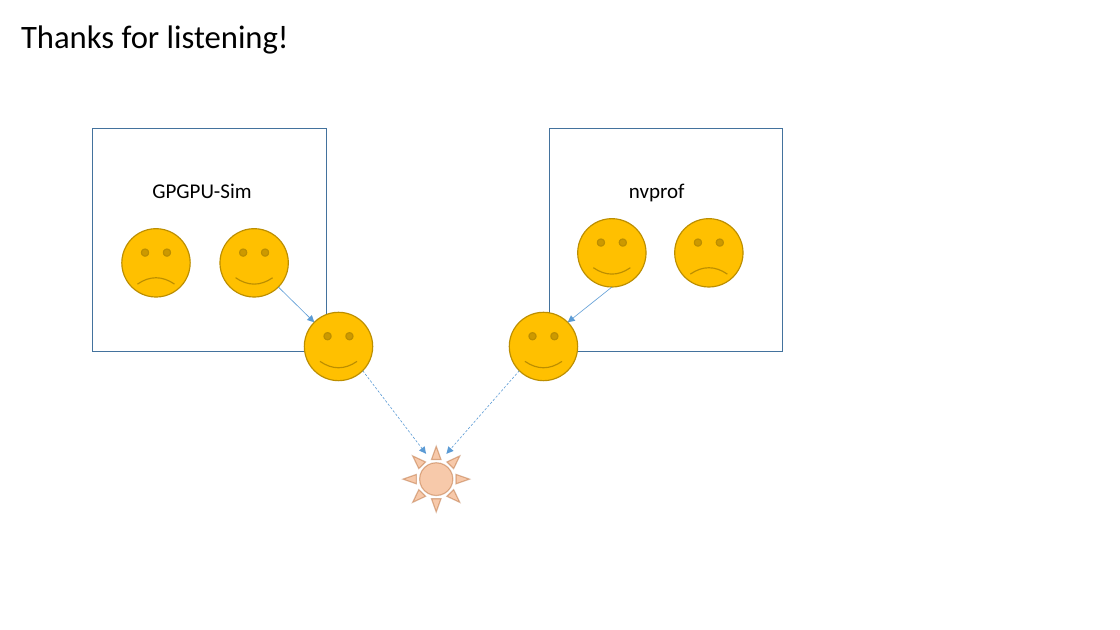
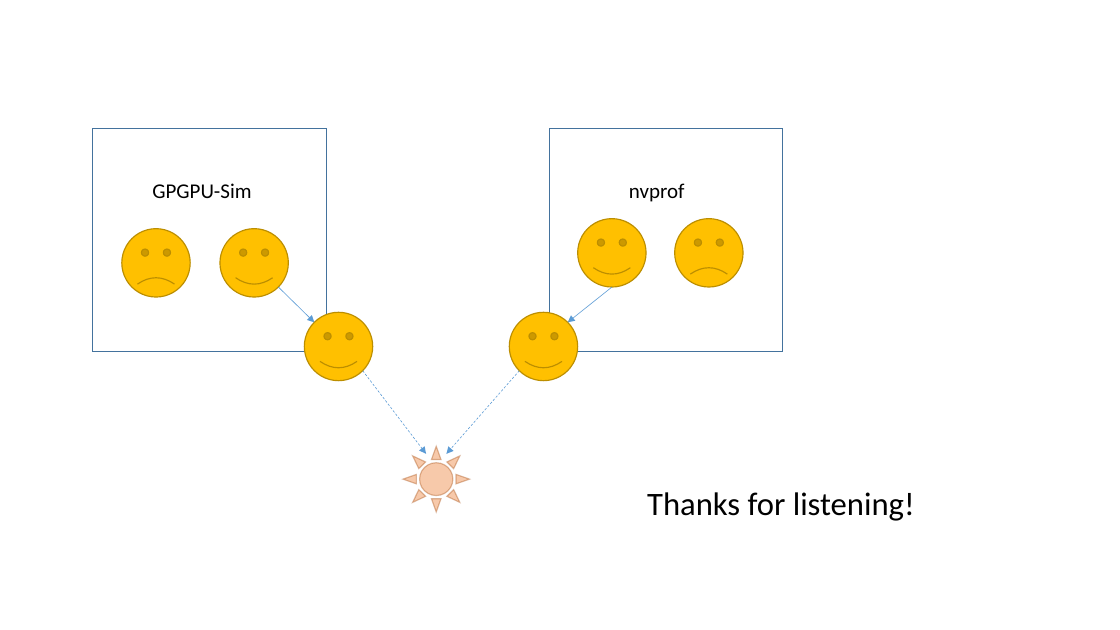
Before and after one commit to shenzongyi1997/GPU_learning, a slide deck: slide 27 of presentation/Shen Zongyi.pptx. Drawn at 1120x630 pixels with LibreOffice and Linux fonts; fonts in the diff are those of the drawing. Boxes give left, top, right and bottom in pixels: in the first picture for what was removed or moved away, otherwise in the second. Text is boxed around its words. In the diff, an @@ line names an element or a change of style, - is before the commit and + after.

```diff
--- a/presentation/Shen Zongyi.pptx
+++ b/presentation/Shen Zongyi.pptx
@@ text "Thanks for listening!": place and size @@
-text "Thanks for listening!" at <box>21,25,289,54</box>
+text "Thanks for listening!" at <box>647,492,915,521</box>
```
Also in this commit, not shown: 1 other slide changed.
